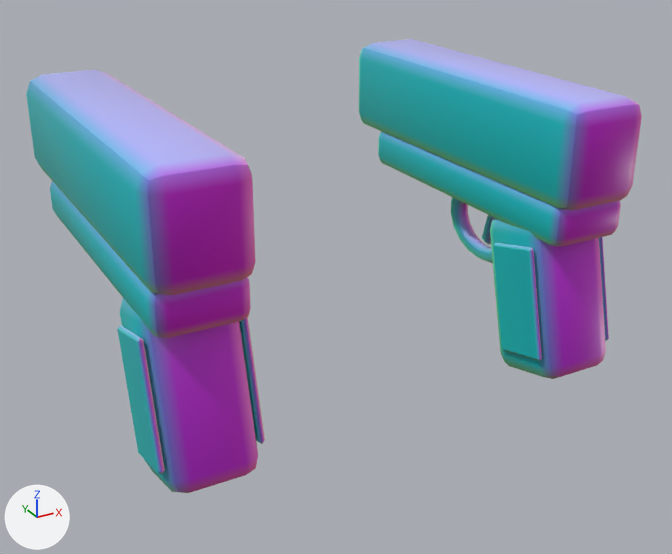
An edit to the glTF model game/assets/models/weapons/wpn_dual.glb, drawn before and after from the same camera.
Camera for both pictures: a camera (50 mm lens) standing at (-0.204, -0.228, 0.113) and looking at (-0.062, 0.03, -0.016). The lights are fixed; the arrows at lower left show +X, +Y and +Z. The picture after the commit comes second. Where no turn or scale is listed for an object, it has been applied to the vertices. Vertices at exactly the same position are counted once.

Objects in the first picture: 'wpn_dual_mesh'.
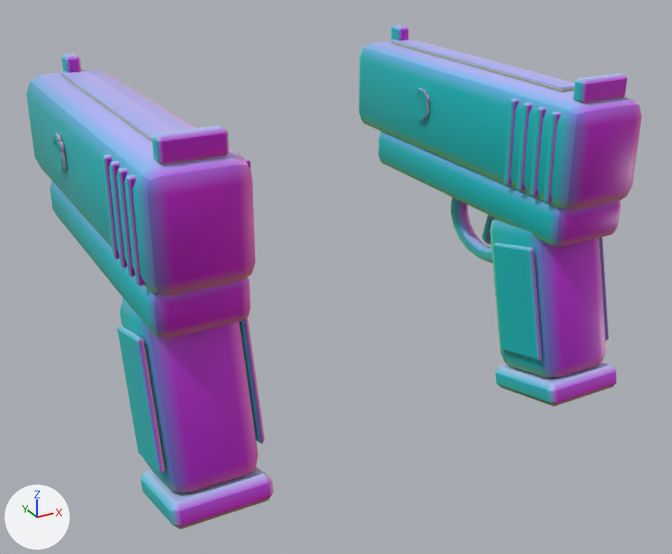
Boxes (x1, y1, x2, y2) around the edits, measured in the pictures (672 x 554 px):
'wpn_dual_mesh', reshaped (11% taller): before (26, 39, 642, 493); after (26, 25, 642, 529)
part 1 of me_wpn_dual_mesh, added (blue): after (391, 39, 575, 91)
part 2 of me_wpn_dual_mesh, added: after (412, 96, 429, 120)
part 3 of me_wpn_dual_mesh, added: after (422, 94, 430, 103)
part 4 of me_wpn_dual_mesh, added (blue): after (60, 69, 178, 141)
part 5 of me_wpn_dual_mesh, added: after (53, 141, 66, 172)
part 6 of me_wpn_dual_mesh, added: after (57, 141, 64, 152)
part 7 of me_wpn_dual_mesh, added: after (55, 135, 61, 145)
part 8 of me_wpn_dual_mesh, added: after (391, 25, 627, 406)
part 9 of me_wpn_dual_mesh, added: after (61, 53, 274, 529)

Edits to the bpy script that builds the scene:
```text
Change me_wpn_dual_mesh:
    used by ob_wpn_dual_mesh; location = (0.0, 0.0, 0.0)
    remove me_wpn_dual_mesh.from_pydata(...)  # 904 vertices, 1744 faces; spans x -0.146..0.016, y -0.029..0.11, z -0.049..0.049
    add me_wpn_dual_mesh.from_pydata(...)  # 1512 vertices, 2848 faces; spans x -0.147..0.016, y -0.032..0.11, z -0.057..0.056
    me_wpn_dual_mesh part 1: a new loose piece, a box spanning x -0.004..0.004, y -0.01..0.09, z 0.0492..0.0504, in mat_m_flat
    me_wpn_dual_mesh part 2: a new loose piece, a 12-sided cylinder along x spanning x -0.0166..-0.0154, y 0.0453..0.0547, z 0.0284..0.0378, in mat_m_flat
    me_wpn_dual_mesh part 3: a new loose piece, a 12-sided cylinder along x spanning x -0.0166..-0.0154, y 0.0452..0.0483, z 0.0354..0.0384, in mat_m_flat
    me_wpn_dual_mesh part 4: a new loose piece, a box spanning x -0.134..-0.126, y -0.01..0.09, z 0.0492..0.0504, in mat_m_flat
    me_wpn_dual_mesh part 5: a new loose piece, a 12-sided cylinder along x spanning x -0.1466..-0.1454, y 0.0453..0.0547, z 0.0284..0.0378, in mat_m_flat
    me_wpn_dual_mesh part 6: a new loose piece, a 12-sided cylinder along x spanning x -0.1466..-0.1454, y 0.0452..0.0483, z 0.0354..0.0384, in mat_m_flat
    me_wpn_dual_mesh part 7: a new loose piece, a 12-sided cylinder along x spanning x -0.1466..-0.1454, y 0.0474..0.0505, z 0.0368..0.0399, in mat_m_flat
    me_wpn_dual_mesh part 8: 168 vertices added at x -0.016..0.016, y -0.032..0.094, z -0.057..0.056
    me_wpn_dual_mesh part 9: 168 vertices added at x -0.146..-0.114, y -0.032..0.094, z -0.057..0.056
    other edits to the shape of me_wpn_dual_mesh do not show in these pictures
```
